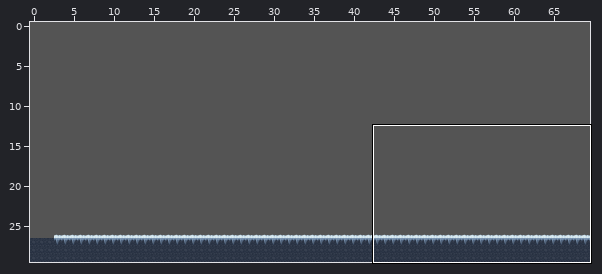
Two versions of a level (Tiled map, res/level/icecave/icecave.tmx). Above: a wide view before the commit, with the close-up outlined.
Close-up. Before:
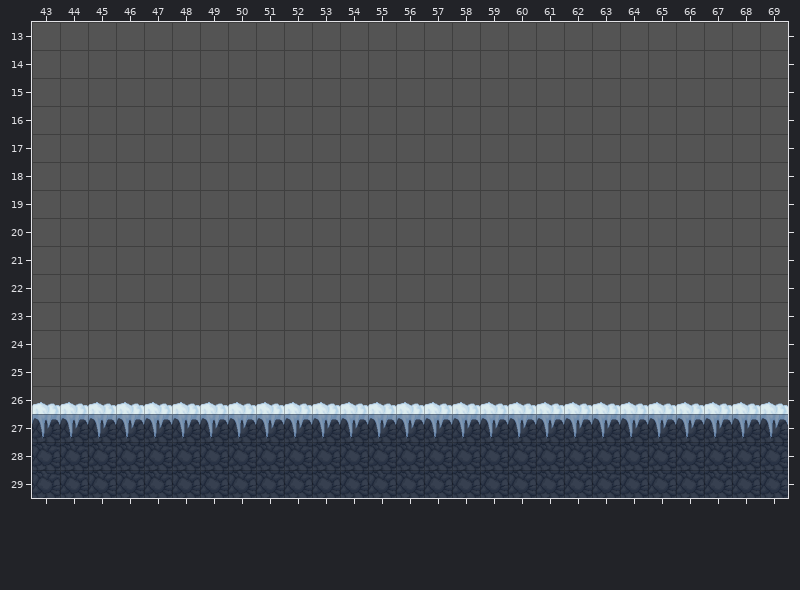
Cells are 50x50 px. Shown: x 43..69, y 13..29. The commit also changed other parts of the map, which this record leaves out.
The result:
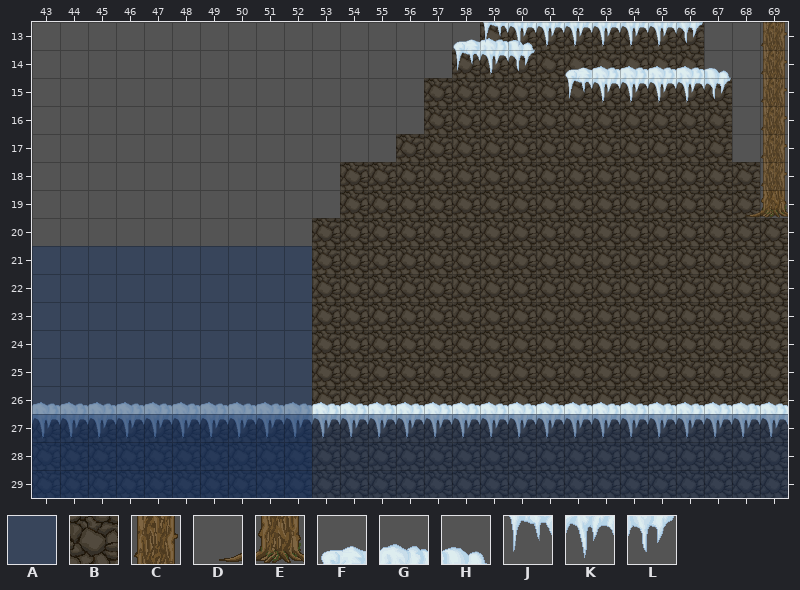
Key: from "tileset_level_icecave": A 0, B 144, C 225, D 252, E 253, F 458, G 459, H 460, J 486, K 487, L 488.
_ is an empty cell.
See-through tiles are keyed as they look on the map.
Diff:
Layer "BG 1":
There is now tile B in row 13 at x 59 to 66; in row 14 at x 58 to 66; in rows 15 to 16 at x 57 to 67; in row 17 at x 56 to 67; in rows 18 to 19 at x 54 to 68; in rows 20 to 26 at x 53 to 69.
There is now tile C in rows 13 to 18 at x 69.
Layer "BG 2":
There is now tile F in row 13 at x 58; in row 14 at x 62.
There is now tile G in row 13 at x 59; in row 14 at x 63 to 66.
There is now tile H in row 13 at x 60; in row 14 at x 67.
There is now tile J in row 14 at x 58; in row 15 at x 62.
There is now tile K in row 14 at x 59; in row 15 at x 63 to 66.
There is now tile L in row 14 at x 60; in row 15 at x 67.
Layer "BG 3":
There is now tile D in row 19 at x 68.
There is now tile E in row 19 at x 69.
There is now tile J in row 13 at x 59.
There is now tile K in row 13 at x 60 to 65.
There is now tile L in row 13 at x 66.
Layer "fluid":
There is now tile A in rows 21 to 29 at x 43 to 52.
Pixel boxes of the changes (left, top, right, bottom) in both close-ups:
added: (32, 22, 788, 498)
